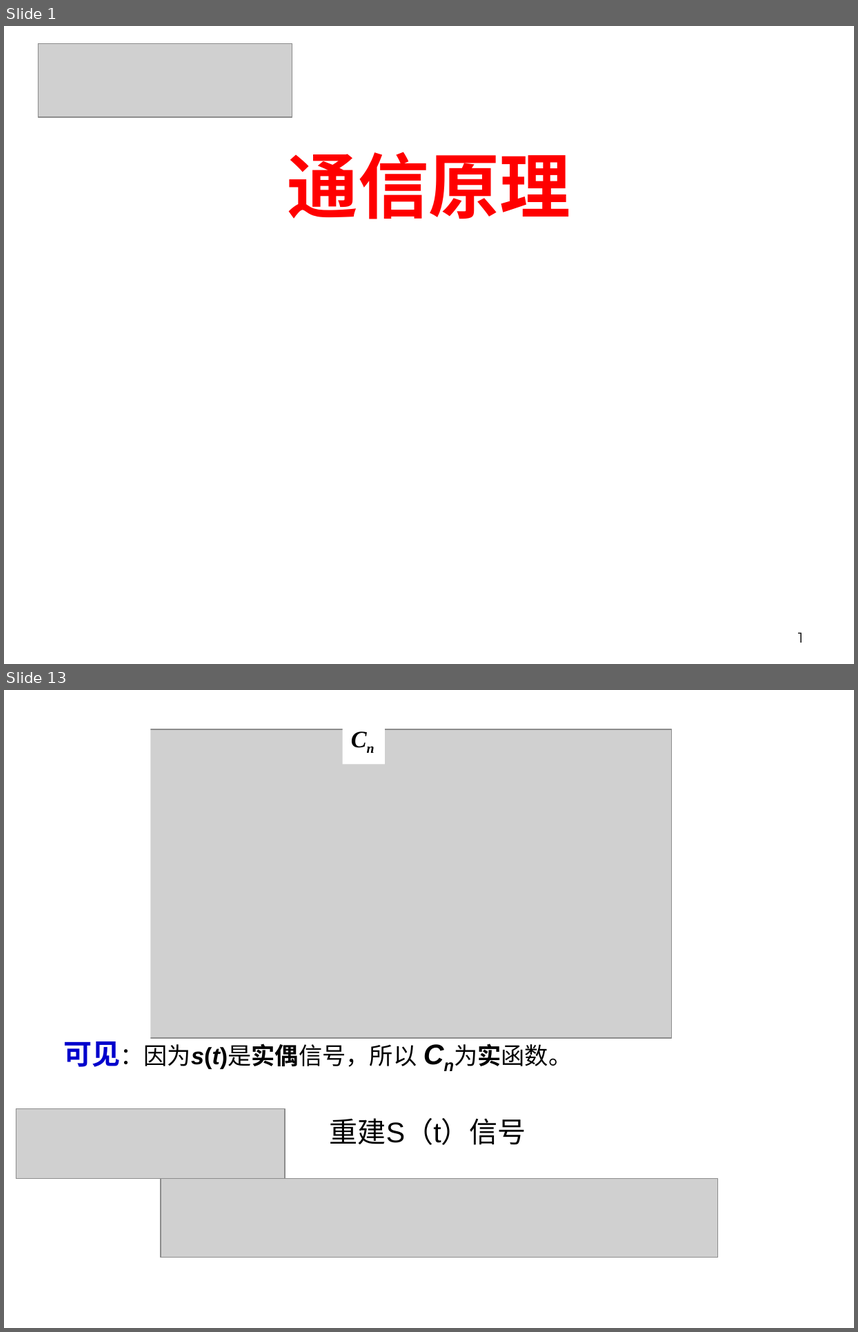
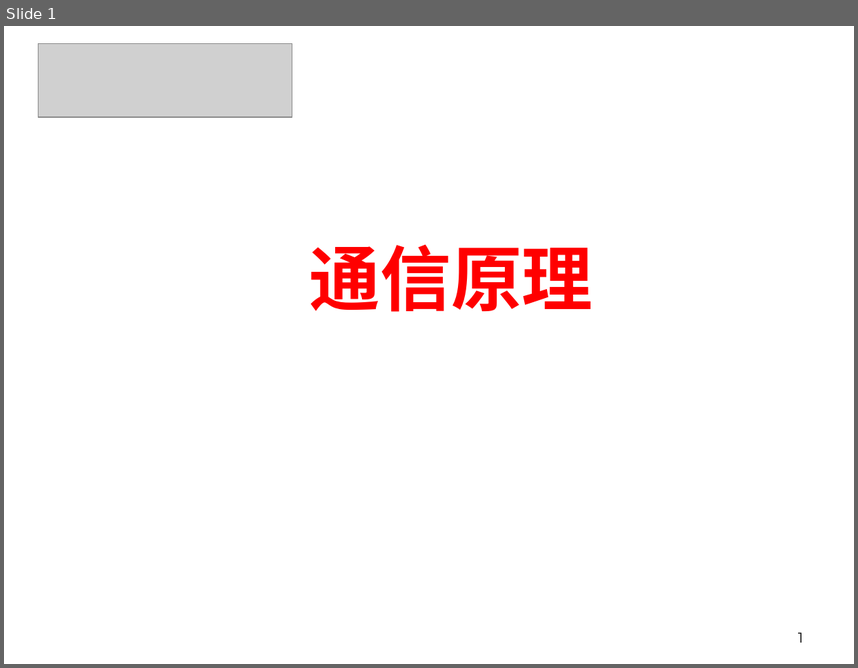
Before and after one commit to Happyday159/course-materials, a slide deck: files/lecture1b.pptx. Shown one above the other, each under a label of ours: slides 1 and 13 before the commit, slide 1 after it; the slides between them are not shown. The pictures are 858x1332 and 858x668 pixels, drawn with LibreOffice and Linux fonts; fonts in the diff are those of the drawing; grey boxes stand for pictures; background and template pictures are left out. Boxes give left, top, right and bottom in pixels: in the first picture for what was removed or moved away, otherwise in the second. Text is boxed around its words. In the diff, an @@ line names an element or a change of style, - is before the commit and + after.

```diff
--- a/files/lecture1b.pptx
+++ b/files/lecture1b.pptx
@@ slide 13 removed at <box>4,690,854,1328</box>, background #FFFFFF @@
@@ rectangle removed at <box>76,726,150,1042</box> @@
@@ picture removed at <box>85,729,672,1038</box> @@
@@ rectangle removed at <box>342,720,385,764</box> @@
-Cn
@@ text removed at <box>63,1041,572,1069</box> @@
-可见：因为s(t)是实偶信号，所以 Cn为实函数。
@@ picture removed at <box>16,1109,285,1179</box> @@
@@ text removed at <box>330,1118,526,1145</box> @@
-重建S（t）信号
@@ picture removed at <box>161,1178,717,1256</box> @@
@@ slide 1 changed as well @@
@@ text "通信原理": place and size @@
-text "通信原理" at <box>288,152,571,219</box>
+text "通信原理" at <box>310,244,593,312</box>
```
Also in this commit, not shown: 1 slide added, 29 other slides removed, 2 other files.
